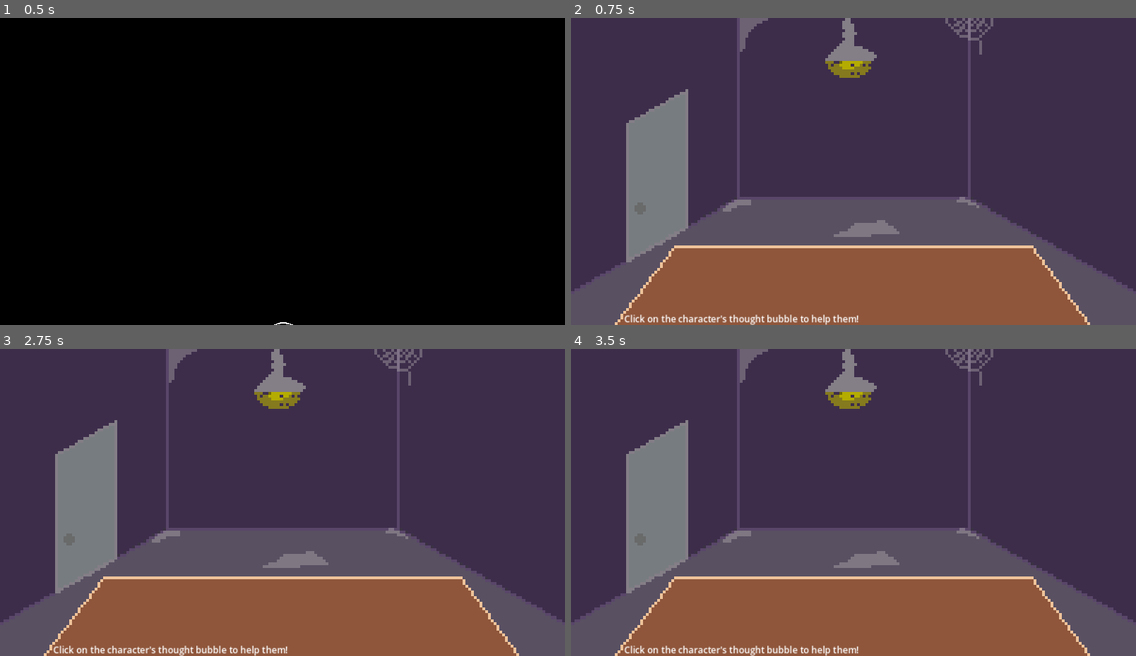
Above: before the commit, frames 1-4 (two rows, left to right).
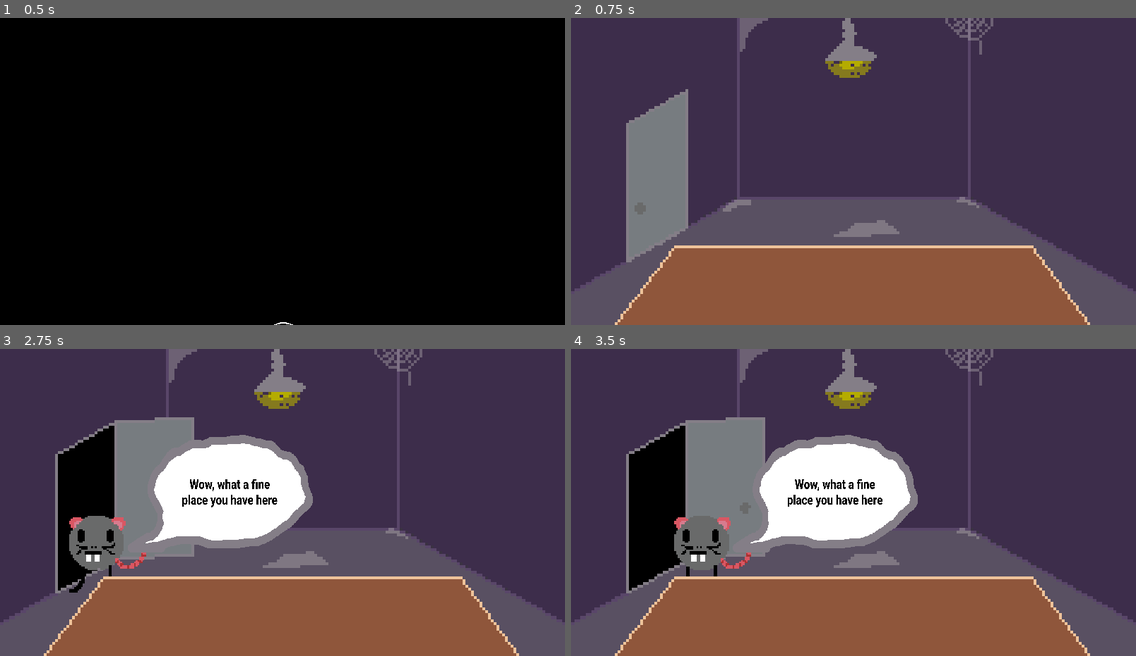
Above: after the commit, the same moments.

Repository: MonsterWook/GlobalGameJam2025
Game: Godot game, scene res://Main Scenes/mainMenu.tscn
Same seed, same stepped clock (60 frames per second), same inputs: the game is played once before the commit and once after it. The project has no main scene, so this scene is started directly.
Inputs (mouse positions are in pixels of both pictures, inside the frame that each line leads up to):
- Up to frame 1 (0.5 s): no input
- Up to frame 2 (0.75 s): tap Enter (Skip) at 0.5 s; move the mouse to (977, 156) at 0.52 s; hold D (Right) from 0.53 s (still down); click (977, 156) at 0.6 s
- Up to frame 3 (2.75 s): tap W (Up) at 0.77, 1.52 s; tap Space at 1.25 s; move the mouse to (169, 517) at 1.27 s; tap Y (spawnCustomer) at 1.35 s; tap Enter (Skip) at 2 s; move the mouse to (339, 434) at 2.02 s; release D (Right) at 2.03 s; hold A (Left) from 2.03 s (still down); click (339, 434) at 2.1 s
- Up to frame 4 (3.5 s): move the mouse to (825, 563) at 2.77 s; release A (Left) at 2.78 s; hold D (Right) from 2.78 s (still down); tap Y (spawnCustomer) at 2.85 s; tap W (Up) at 3.02 s

Frame 1 is identical in both runs. In frame 2, 0.6% of the frame differs, in the area x 9-51%, y 96-100%; in frame 3, 17%; in frame 4, 20%, in the area x 9-62%, y 22-100%.

Commit message:
Added popping animation and fixed tutorial text

Diff:
--- a/Main Scenes/at_ease.gd
+++ b/Main Scenes/at_ease.gd
@@ -33,6 +33,7 @@
 var exitSpeechBubbleLost2
 
 var tutorialText
+var tutorial = true
 
 var NPCs = {
 	0 : "OfficeGuy",
@@ -51,8 +52,6 @@
 	speechText = $Speech/Label
 	tutorialText = $"../../../../tutorial"
 	path = $".."
-	tutorialText.show()
-	await get_tree().create_timer(1).timeout
 	$"../../../../NPCSpawner".start()
 
 
@@ -111,9 +110,12 @@
 			entranceDialogue(3)
 		3:
 			speechSprite.hide()
+			thoughtSprite.show()
 			thoughtSprite.play("ThoughtBubbleForming")
-			thoughtSprite.show()
-			await thoughtSprite.animation_finished
+			await thoughtSprite.animation_finished
+			if tutorial:
+				tutorialText.show()
+				tutorial = false
 			thoughtSprite.play("LockedThoughtBubble")
 
 func exitDialogueWon(dialogueNumber):
@@ -124,7 +126,13 @@
 			await get_tree().create_timer(4).timeout
 			exitDialogueWon(1)
 		1:
+			thoughtText.text = ""
+			var oldthoughtSpritePos = thoughtSprite.position
+			thoughtSprite.position = Vector2(100, -60)
+			thoughtSprite.play("ThoughtBubblePopping")
+			await thoughtSprite.animation_finished
 			thoughtSprite.hide()
+			thoughtSprite.position = oldthoughtSpritePos
 			speechSprite.show()
 			oldSpeechBubblePos = speechSprite.position
 			speechSprite.position = Vector2(60, 40)
@@ -143,7 +151,13 @@
 			await thoughtSprite.animation_finished
 			exitDialogueLost(1)
 		1:
+			thoughtText.text = ""
+			var oldthoughtSpritePos = thoughtSprite.position
+			thoughtSprite.position = Vector2(100, -60)
+			thoughtSprite.play("ThoughtBubblePopping")
+			await thoughtSprite.animation_finished
 			thoughtSprite.hide()
+			thoughtSprite.position = oldthoughtSpritePos
 			speechSprite.show()
 			oldSpeechBubblePos = speechSprite.position
 			speechSprite.position = Vector2(60, 40)
@@ -223,3 +237,6 @@
 
 func _close_door() -> void:
 	background.play("closed")
+
+func _on_accepted_click() -> void:
+	tutorialText.hide()
--- a/Main Scenes/control.gd
+++ b/Main Scenes/control.gd
@@ -1,6 +1,7 @@
 extends Control
 
 signal FUCKING_LEAVE
+signal acceptedClick
 
 @onready var camera: Camera2D = $"../../../../../../Camera2D"
 
@@ -81,6 +82,7 @@
 
 func _on_click(NPC) -> void:
 	if (canClick):
+		acceptedClick.emit()
 		sceneChange = true
 		currentNPC = NPC
 		switchMinigame()
--- a/Main Scenes/office.tscn
+++ b/Main Scenes/office.tscn
@@ -153,6 +153,22 @@
 atlas = ExtResource("4_ectlr")
 region = Rect2(1950, 0, 650, 375)
 
+[sub_resource type="AtlasTexture" id="AtlasTexture_v8rey"]
+atlas = ExtResource("4_ectlr")
+region = Rect2(2600, 0, 650, 375)
+
+[sub_resource type="AtlasTexture" id="AtlasTexture_kcmfl"]
+atlas = ExtResource("4_ectlr")
+region = Rect2(3250, 0, 650, 375)
+
+[sub_resource type="AtlasTexture" id="AtlasTexture_3bx7q"]
+atlas = ExtResource("4_ectlr")
+region = Rect2(3900, 0, 650, 375)
+
+[sub_resource type="AtlasTexture" id="AtlasTexture_ujc4j"]
+atlas = ExtResource("4_ectlr")
+region = Rect2(4550, 0, 650, 375)
+
 [sub_resource type="SpriteFrames" id="SpriteFrames_f4arh"]
 animations = [{
 "frames": [{
@@ -193,6 +209,36 @@
 }, {
 "duration": 1.0,
 "texture": SubResource("AtlasTexture_3vchg")
+}, {
+"duration": 1.0,
+"texture": SubResource("AtlasTexture_erahl")
+}, {
+"duration": 1.0,
+"texture": SubResource("AtlasTexture_3vchg")
+}, {
+"duration": 1.0,
+"texture": SubResource("AtlasTexture_erahl")
+}, {
+"duration": 1.0,
+"texture": SubResource("AtlasTexture_3vchg")
+}, {
+"duration": 1.0,
+"texture": SubResource("AtlasTexture_erahl")
+}, {
+"duration": 1.0,
+"texture": SubResource("AtlasTexture_3vchg")
+}, {
+"duration": 1.0,
+"texture": SubResource("AtlasTexture_erahl")
+}, {
+"duration": 1.0,
+"texture": SubResource("AtlasTexture_3vchg")
+}, {
+"duration": 1.0,
+"texture": SubResource("AtlasTexture_erahl")
+}, {
+"duration": 1.0,
+"texture": SubResource("AtlasTexture_3vchg")
 }],
 "loop": false,
 "name": &"LockedThoughtBubbleLost",
@@ -221,6 +267,23 @@
 }],
 "loop": false,
 "name": &"ThoughtBubbleForming",
+"speed": 5.0
+}, {
+"frames": [{
+"duration": 1.0,
+"texture": SubResource("AtlasTexture_v8rey")
+}, {
+"duration": 1.0,
+"texture": SubResource("AtlasTexture_kcmfl")
+}, {
+"duration": 1.0,
+"texture": SubResource("AtlasTexture_3bx7q")
+}, {
+"duration": 1.0,
+"texture": SubResource("AtlasTexture_ujc4j")
+}],
+"loop": false,
+"name": &"ThoughtBubblePopping",
 "speed": 5.0
 }]
 
@@ -285,7 +348,7 @@
 position = Vector2(69.3333, -50.6667)
 scale = Vector2(0.2, 0.242)
 sprite_frames = SubResource("SpriteFrames_f4arh")
-animation = &"ThoughtBubble"
+animation = &"LockedThoughtBubbleLost"
 
 [node name="Control" type="Control" parent="NPC/Path2D/PathFollow2D/NPC/Thought"]
 layout_mode = 3
@@ -317,6 +380,10 @@
 vertical_alignment = 1
 autowrap_mode = 2
 
+[node name="Node" type="Node2D" parent="NPC/Path2D/PathFollow2D/NPC"]
+position = Vector2(100, -60)
+scale = Vector2(0.333333, 0.333333)
+
 [node name="NPCSpawner" type="Timer" parent="."]
 wait_time = 2.0
 one_shot = true
@@ -340,6 +407,7 @@
 [connection signal="click" from="NPC/Path2D/PathFollow2D/NPC" to="NPC/Path2D/PathFollow2D/NPC/Thought/Control" method="_on_click"]
 [connection signal="readyForNPC" from="NPC/Path2D/PathFollow2D/NPC" to="NPC/Path2D/PathFollow2D/NPC/Thought/Control" method="_on_ready_for_NPC"]
 [connection signal="FUCKING_LEAVE" from="NPC/Path2D/PathFollow2D/NPC/Thought/Control" to="NPC/Path2D/PathFollow2D/NPC" method="_fucking_leave"]
+[connection signal="acceptedClick" from="NPC/Path2D/PathFollow2D/NPC/Thought/Control" to="NPC/Path2D/PathFollow2D/NPC" method="_on_accepted_click"]
 [connection signal="mouse_entered" from="NPC/Path2D/PathFollow2D/NPC/Thought/Control" to="NPC/Path2D/PathFollow2D/NPC/Thought/Control" method="_on_mouse_entered"]
 [connection signal="mouse_exited" from="NPC/Path2D/PathFollow2D/NPC/Thought/Control" to="NPC/Path2D/PathFollow2D/NPC/Thought/Control" method="_on_mouse_exited"]
 [connection signal="timeout" from="NPCSpawner" to="NPC/Path2D/PathFollow2D/NPC" method="spawnCustomer"]
Not shown: 1 places in Main Scenes/office.tscn that only renumber resources
